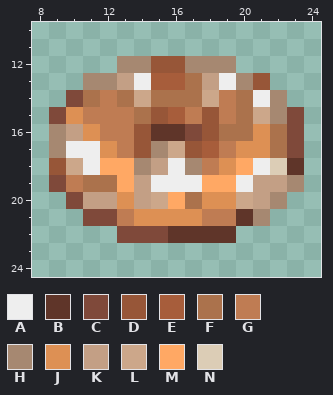
Edited in one commit: pixel-art sprite (Resources/Textures/Objects/Consumable/Food/Baked/bagel.rsi/bagel-cottondough.png). The picture above is the old version.
The file is 32x32 pixels. Shown: x 8..24, y 10..24.
Palette (. is transparent): A #eeeeee  B #5f3529  C #7f493a  D #975638  E #a75d3b  F #ab724c  G #bf7c53  H #a68871  J #dd9054  K #c39f85  L #cca78a  M #ffa864  N #dccdb6
Pixels before, first column x 9:
12 ....HHDDHHH....
13 ..HHKAEEFKAHD..
14 .CFGFLFFFLGFAH.
15 CJGGGFDEGDGFLHC
16 HKJGGDBBCDFFJFC
17 HAAJGDHLDEGJJFC
18 DLAMMHKAHGJMANB
19 CGFFMKAAAMMAKKH
20 .CKKJKLMFJJLKH.
21 ..CCGJJJJGGBH..
22 ....CCCBBBB....
Once edited:
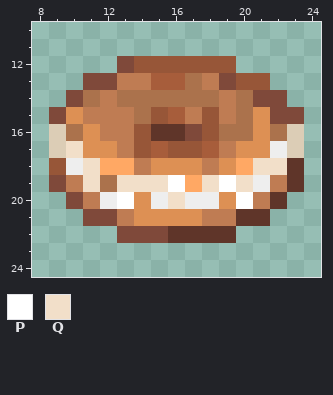
Colours new in this view: P #ffffff  Q #f2dfc9
From old to new:
Changed rows in their new state; - is an unchanged pixel.
first column x 9:
12 ----CD--DDD----
13 --CCGG---GCD---
14 -----F---F--CC-
15 ------------JC-
16 NF------------N
17 NQJ---ED-----AN
18 -AQ--GJJJ---QQ-
19 --Q-QQQPMQPQAGB
20 --GAPJAQAA-PGB-
21 ------------B--
Pixel boxes of the changes (left, top, right, bottom) in both pictures:
changed: (49, 56, 304, 226)
